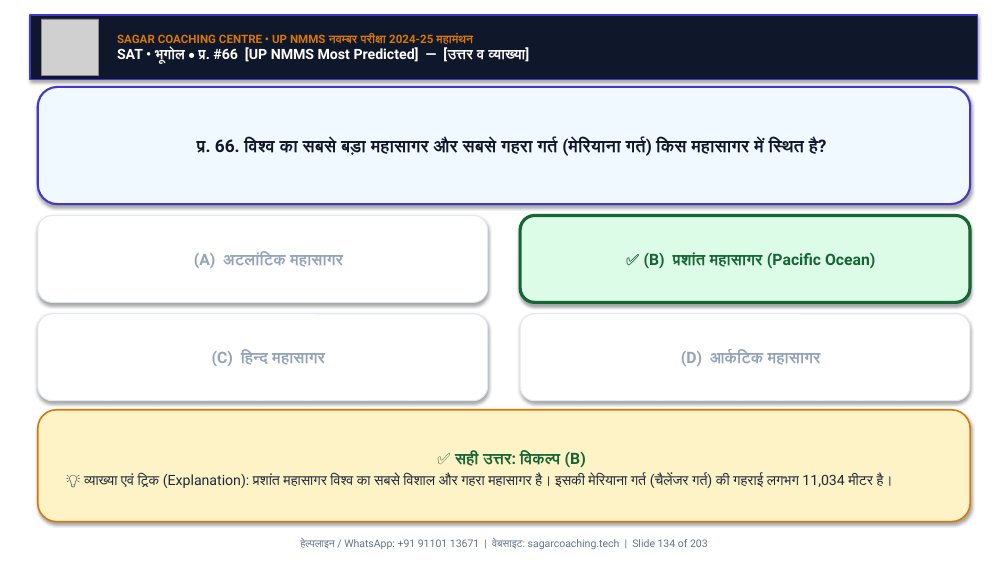
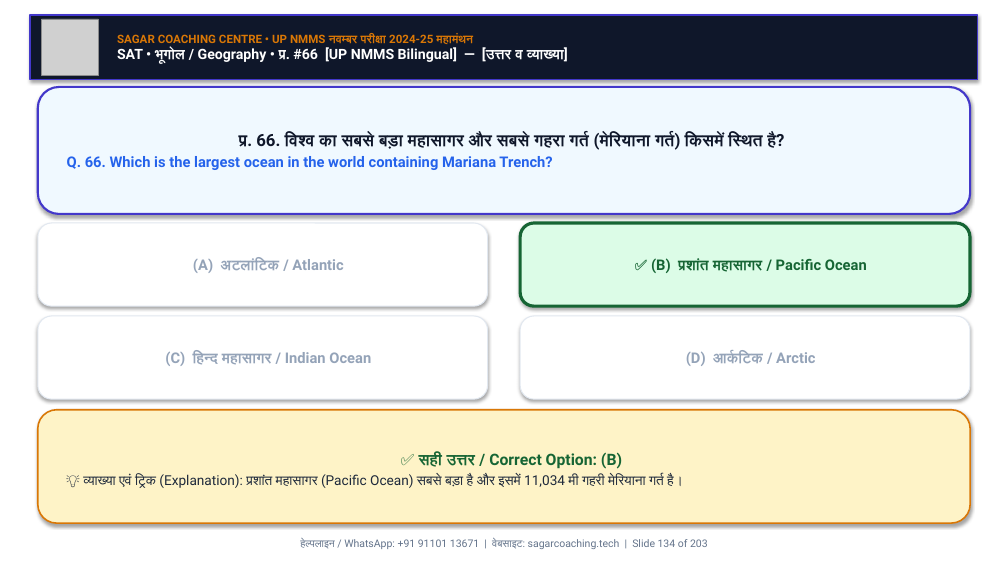
Before and after one commit to Sudhirkr85/nnms, a slide deck: slide 134 of UP_NMMS_MahaManthan_Nov_Exam_SagarSir/UP_NMMS_SAT_MahaManthan_100Q_Nov_Exam.pptx. Drawn at 1008x567 pixels with LibreOffice and Linux fonts; fonts in the diff are those of the drawing; grey boxes stand for pictures. Boxes give left, top, right and bottom in pixels: in the first picture for what was removed or moved away, otherwise in the second. Text is boxed around its words. In the diff, an @@ line names an element or a change of style, - is before the commit and + after.

Commit message:
feat: convert UP NMMS MAT & SAT MahaManthan PPTs and PDFs to bilingual (Hindi + English) format

```diff
--- a/UP_NMMS_MahaManthan_Nov_Exam_SagarSir/UP_NMMS_SAT_MahaManthan_100Q_Nov_Exam.pptx
+++ b/UP_NMMS_MahaManthan_Nov_Exam_SagarSir/UP_NMMS_SAT_MahaManthan_100Q_Nov_Exam.pptx
@@ text at <box>117,47,568,64</box>: text changed @@
-SAT • भूगोल • प्र. #66 [UP NMMS Most Predicted] — [उत्तर व व्याख्या]
+SAT • भूगोल / Geography • प्र. #66 [UP NMMS Bilingual] — [उत्तर व व्याख्या]
@@ rounded rectangle "प्र. 66. विश्व का सबसे ...": place and size @@
-rounded rectangle "प्र. 66. विश्व का सबसे ..." at <box>38,87,970,204</box>
+rounded rectangle "प्र. 66. विश्व का सबसे ..." at <box>38,87,970,214</box>
@@ text in rounded rectangle at <box>67,131,784,170</box>: text changed; size 16.5 to 16 pt @@
-प्र. 66. विश्व का सबसे बड़ा महासागर और सबसे गहरा गर्त (मेरियाना गर्त) किस महासागर में स्थित है?
+प्र. 66. विश्व का सबसे बड़ा महासागर और सबसे गहरा गर्त (मेरियाना गर्त) किसमें स्थित है?
+Q. 66. Which is the largest ocean in the world containing Mariana Trench?
@@ rounded rectangle "(A) अटलांटिक / Atlantic": place and size @@
-rounded rectangle "(A) अटलांटिक / Atlantic" at <box>38,216,488,302</box>
+rounded rectangle "(A) अटलांटिक / Atlantic" at <box>38,223,488,306</box>
@@ rounded rectangle "✅ (B) प्रशांत महासागर / ...": place and size @@
-rounded rectangle "✅ (B) प्रशांत महासागर / ..." at <box>520,216,970,302</box>
+rounded rectangle "✅ (B) प्रशांत महासागर / ..." at <box>520,223,970,306</box>
@@ text in rounded rectangle at <box>193,258,343,273</box>: text changed; size 15 to 14 pt @@
-(A) अटलांटिक महासागर
+(A) अटलांटिक / Atlantic
@@ text in rounded rectangle at <box>651,258,867,273</box>: text changed; size 15 to 14 pt @@
-✅ (B) प्रशांत महासागर (Pacific Ocean)
+✅ (B) प्रशांत महासागर / Pacific Ocean
@@ text in rounded rectangle at <box>165,351,371,366</box>: text changed; size 15 to 14 pt @@
-(C) हिन्द महासागर
+(C) हिन्द महासागर / Indian Ocean
@@ text in rounded rectangle at <box>686,351,815,366</box>: text changed; size 15 to 14 pt @@
-(D) आर्कटिक महासागर
+(D) आर्कटिक / Arctic
@@ text in rounded rectangle at <box>83,452,683,489</box>: text changed; size 13.5 to 13 pt @@
-✅ सही उत्तर: विकल्प (B)
-💡 व्याख्या एवं ट्रिक (Explanation): प्रशांत महासागर विश्व का सबसे विशाल और गहरा महासागर है। इसकी मेरियाना गर्त (चैलेंजर गर्त) की गहराई लगभग 11,034 मीटर है।
+✅ सही उत्तर / Correct Option: (B)
+💡 व्याख्या एवं ट्रिक (Explanation): प्रशांत महासागर (Pacific Ocean) सबसे बड़ा है और इसमें 11,034 मी गहरी मेरियाना गर्त है।
```
Also in this commit, not shown: 200 other slides changed, 9 other files.
